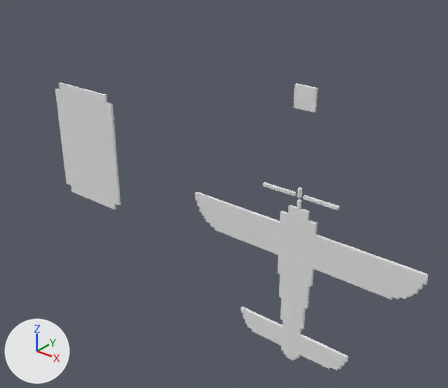
Before and after pictures for a commit that changed the OBJ model Resource/kanbanShot4/kanbanShot4.obj.
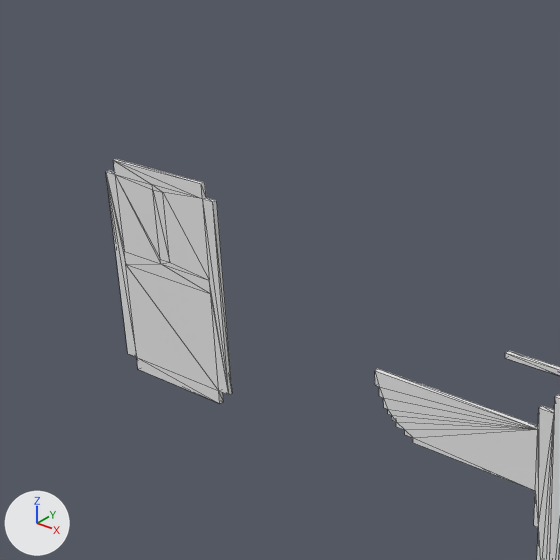
Each version is shown whole from a 50 mm lens placed at (13.86, -14.9, 15.32), pointed at (1.38, 0.7, 5.64), then close up on the part from 0% to 65% of the width and 0% to 75% of the height. Lighting does not change. The marker at lower left points along +X, +Y and +Z. The close-ups show mesh edges as thin lines. Where no turn or scale is listed for an object, it has been applied to the vertices. Vertices at the same position are counted once.

In view in the first close-up: 'Untitled'.
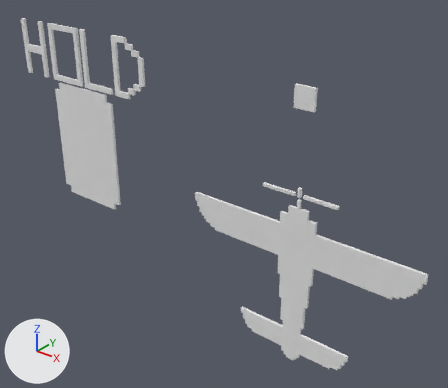
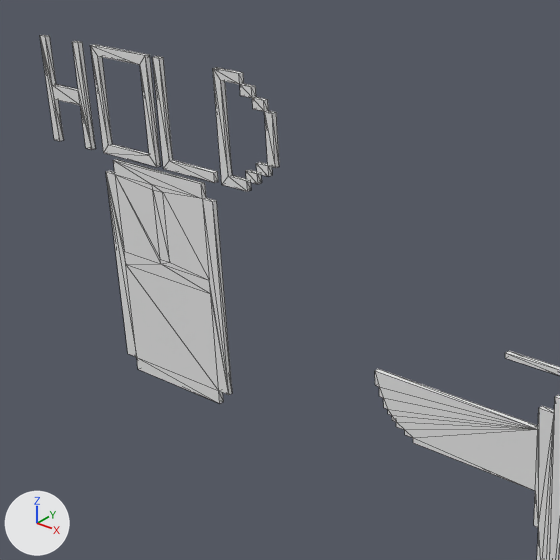
The change, as a list of edits to the scene's bpy script:
```text
Change me_untitled:
    used by ob_untitled; location = (0.0, 0.0, 0.0)
    remove me_untitled.from_pydata(...)  # 260 vertices, 496 faces; spans x -6.7..9.2, y -0.1..0.0, z 0.6..10.4
    add me_untitled.from_pydata(...)  # 356 vertices, 680 faces; spans x -8.4..9.2, y -0.1..0.0, z 0.6..10.8
    me_untitled part 1: a new loose piece of 44 vertices spanning x -3.1..-1.6, y -0.1..0.0, z 8.6..10.8, in mat_palette (white #e7e7e7)
    me_untitled part 2: a new loose piece of 24 vertices spanning x -8.4..-7.1, y -0.1..0.0, z 8.6..10.8, in mat_palette (white #e7e7e7)
    me_untitled part 3: a new loose piece of 16 vertices spanning x -6.7..-5.0, y -0.1..0.0, z 8.6..10.8, in mat_palette (white #e7e7e7)
    me_untitled part 4
    12 vertices are added at x -4.8..-3.3, y -0.1..0.0, z 8.6..10.8
    20 new faces join them
```

What differs and where, as boxes (x1, y1, x2, y2) in the close-ups (560 x 560 px):
'Untitled', reshaped
    before: (106, 159, 560, 560)
    after: (40, 35, 560, 560)
part 1 of me_untitled, added
    after: (213, 67, 279, 191)
part 2 of me_untitled, added
    after: (40, 35, 96, 150)
part 3 of me_untitled, added
    after: (91, 44, 161, 167)
part 4 of me_untitled, added
    after: (152, 56, 218, 183)
